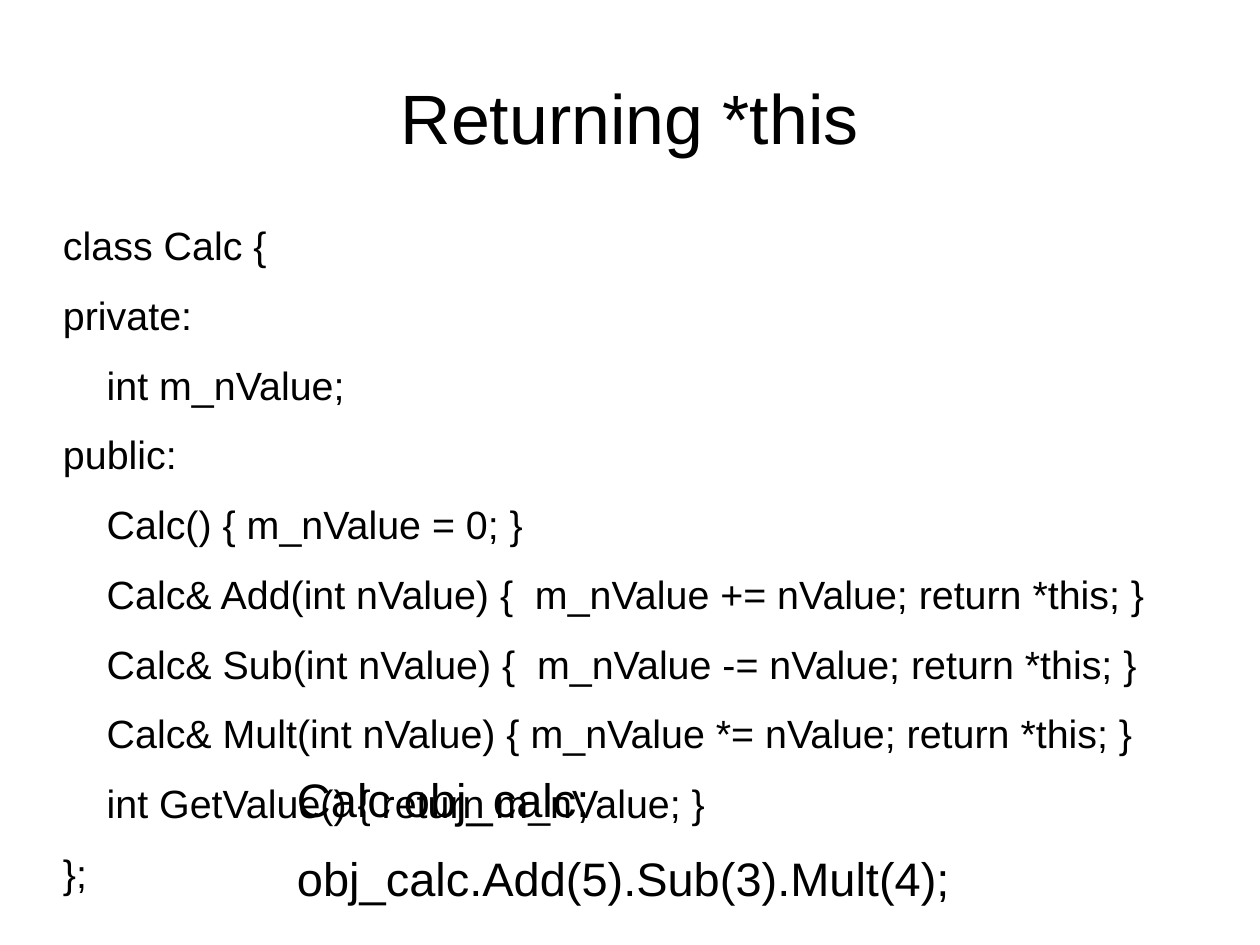
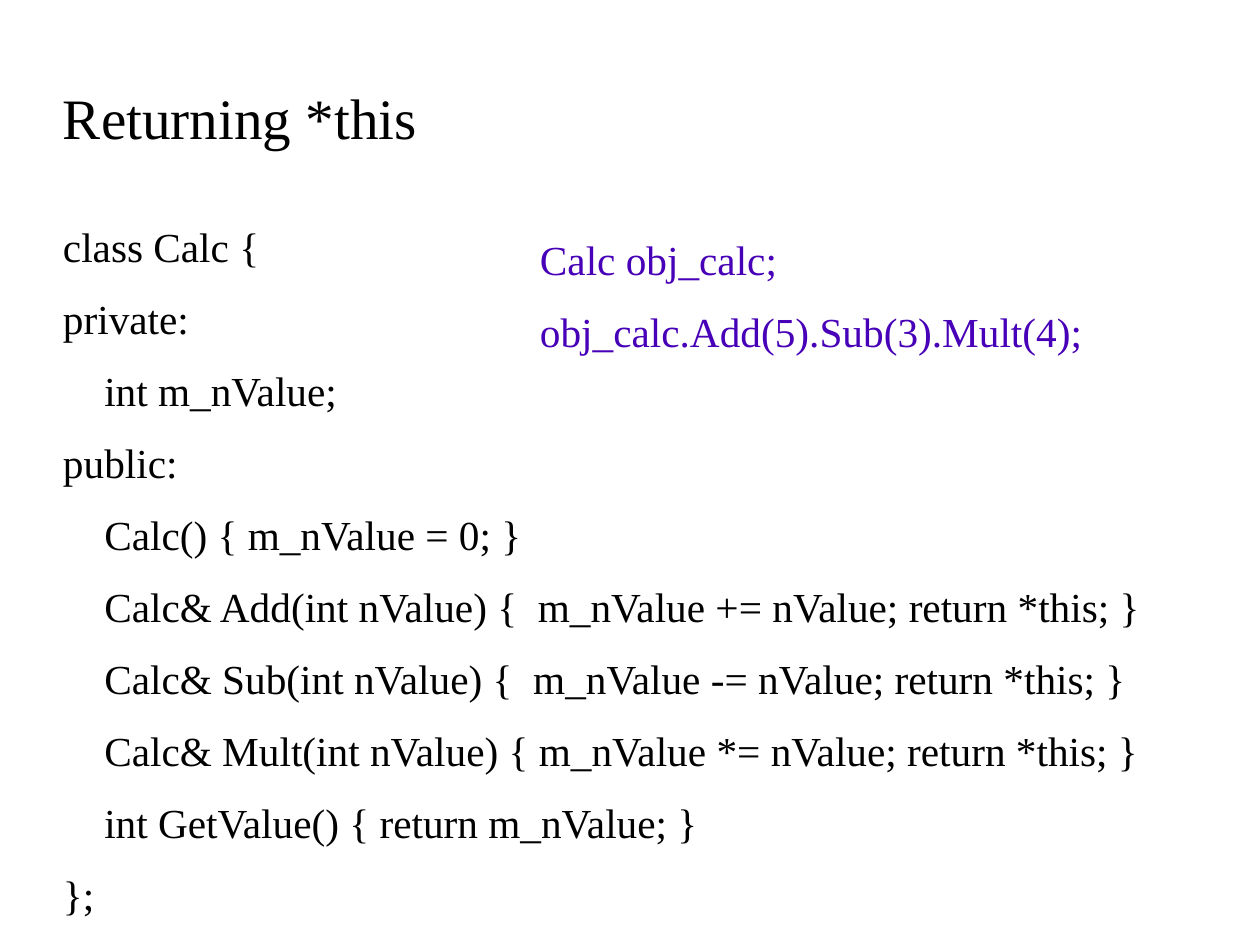
Before and after one commit to kks32/cpp-software-development, a slide deck: slide 7 of Ex8_Pointers_III/Ex8_Pointers-III.odp. Drawn at 1260x945 pixels with LibreOffice and Linux fonts; fonts in the diff are those of the drawing; background and template pictures are left out. Boxes give left, top, right and bottom in pixels: in the first picture for what was removed or moved away, otherwise in the second. Text is boxed around its words. In the diff, an @@ line names an element or a change of style, - is before the commit and + after.

```diff
--- a/Ex8_Pointers_III/Ex8_Pointers-III.odp
+++ b/Ex8_Pointers_III/Ex8_Pointers-III.odp
@@ title "Returning *this": place and size @@
-title "Returning *this" at [401,93,859,157]
+title "Returning *this" at [63,99,417,150]
@@ title "Returning *this" at [63,99,417,150]: size 44 to 36 pt, font Arial to Times New Roman; alignment centre to left @@
@@ text "class Calc {" at [63,233,1110,847]: size 24.8 to 26 pt, font Arial to Times New Roman @@
@@ text "Calc obj_calc;": place and size @@
-text "Calc obj_calc;" at [297,783,949,905]
+text "Calc obj_calc;" at [540,246,1082,356]
@@ text "Calc obj_calc;" at [540,246,1082,356]: size 29.6 to 26 pt, font Arial to Times New Roman, text colour #000000 to #4700B8 @@
```
Also in this commit, not shown: 7 other slides changed, 2 slides added, 1 other file.
